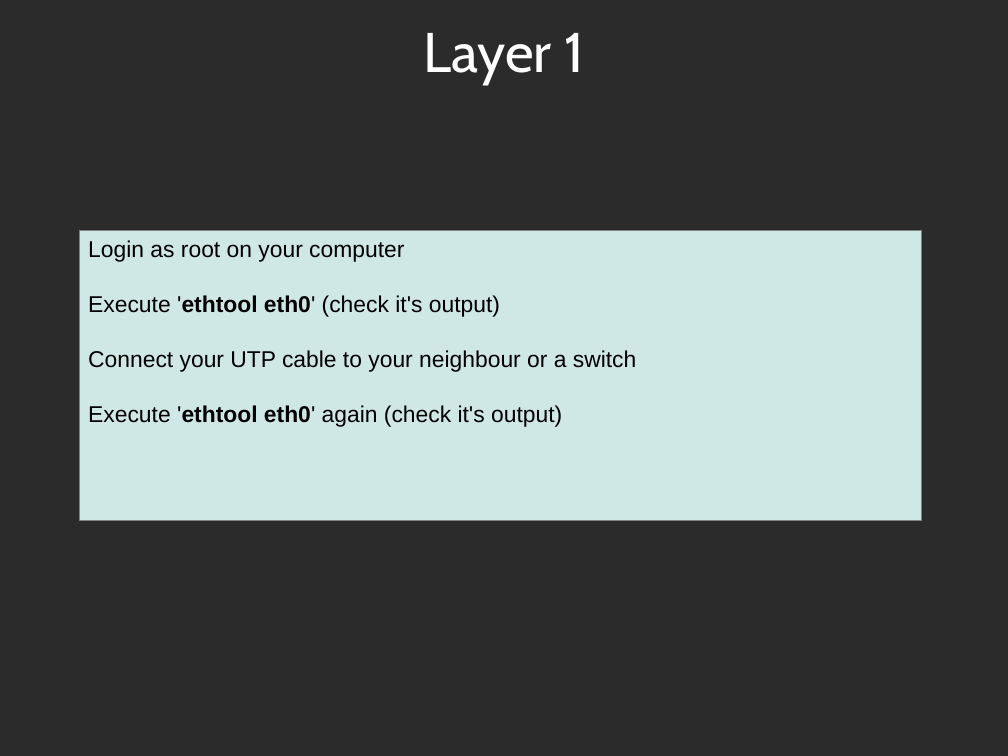
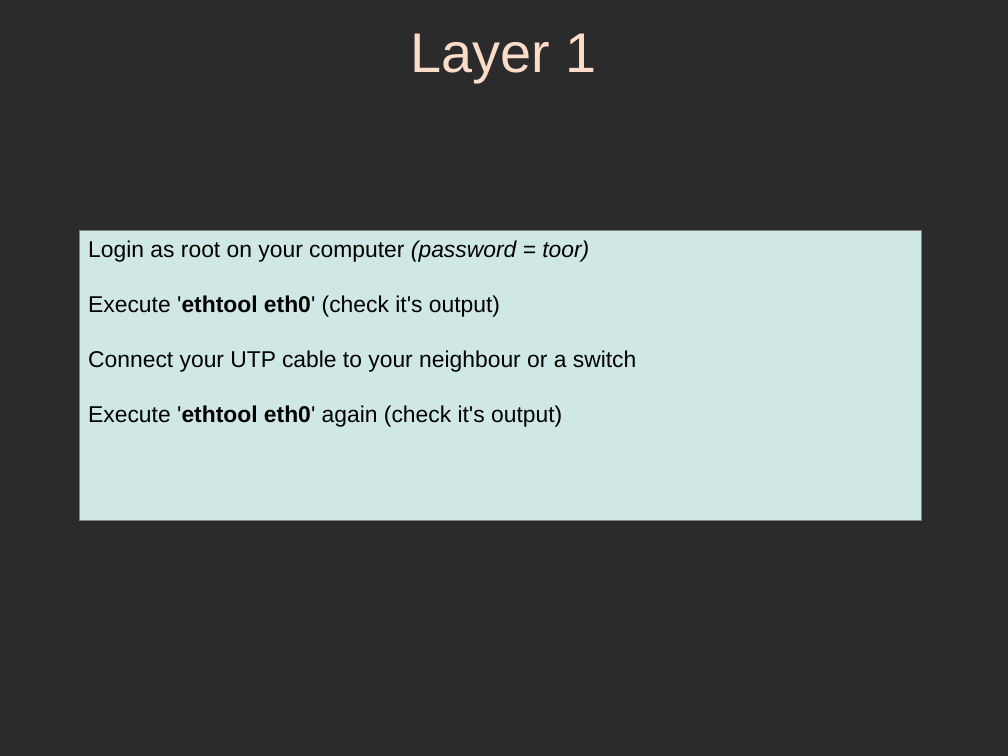
Before and after one commit to sphaero/workshops, a slide deck: slide 11 of Networking/presentation.odp. Drawn at 1008x756 pixels with LibreOffice and Linux fonts; fonts in the diff are those of the drawing; background and template pictures are left out; a plain dark background stands for a picture behind light text. Boxes give left, top, right and bottom in pixels: in the first picture for what was removed or moved away, otherwise in the second. Text is boxed around its words. In the diff, an @@ line names an element or a change of style, - is before the commit and + after.

```diff
--- a/Networking/presentation.odp
+++ b/Networking/presentation.odp
@@ title "Layer 1" at (411,33,597,82): font Cabin to Arial, text colour #FFFFFF to #FADCC8 @@
@@ text in rectangle at (88,240,589,262): text changed @@
-Login as root on your computer
+Login as root on your computer (password = toor)
```
Also in this commit, not shown: 51 other slides changed, 7 slides added, 1 slide removed.
